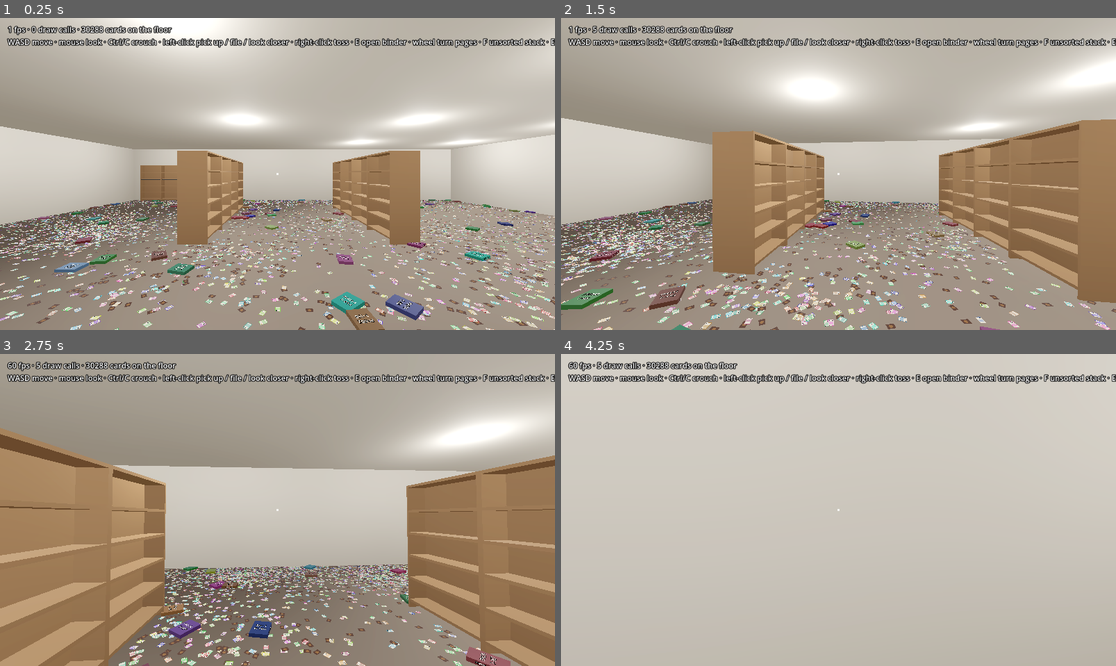
Above: before the commit, frames 1-4 (two rows, left to right).
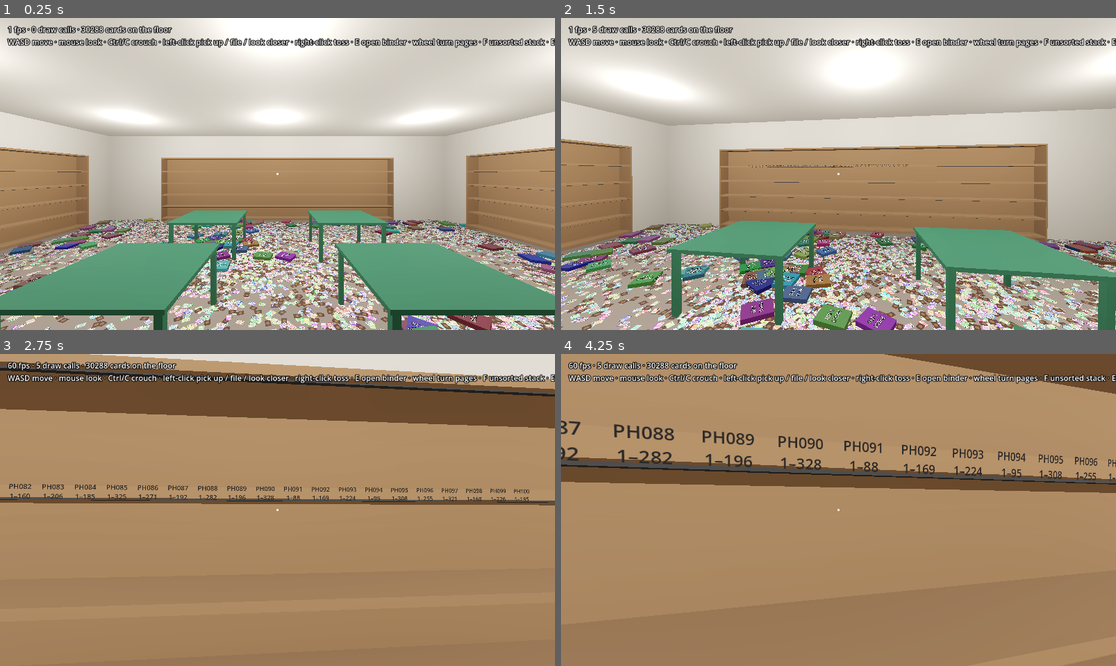
Above: after the commit, the same moments.

Repository: brian-kujawski/cracknstack
Game: Godot game, scene res://scenes/main.tscn
Two runs of this game, one before a commit and one after it. Both use one fixed random seed, a clock stepped at 60 frames per second and the inputs below.
Inputs (mouse positions are in pixels of both pictures, inside the frame that each line leads up to):
- Up to frame 1 (0.25 s): no input
- Up to frame 2 (1.5 s): tap Enter at 0.5 s; move the mouse to (866, 174) at 0.52 s; hold Ctrl (crouch) 0.53-1.28 s; hold W (move_forward) from 0.53 s (still down); click (866, 174) at 0.67 s; move the mouse to (810, 174) at 1.27 s; tap Mouse wheel down (flip_next) at 1.35 s
- Up to frame 3 (2.75 s): keep holding W (move_forward); move the mouse to (288, 503) at 2.02 s; hold Mouse wheel up (flip_previous) from 2.03 s (still down)
- Up to frame 4 (4.25 s): keep holding W (move_forward); move the mouse to (832, 516) at 2.77 s; release Mouse wheel up (flip_previous) at 2.78 s; tap E (interact) at 2.85 s; click (832, 516) at 2.92 s; move the mouse to (877, 513) at 3.52 s; hold F (stack_card) from 3.53 s (still down)

The runs differ from the first frame. In frame 1, 68% of the frame differs, in the area x 0-100%, y 0-100%; in frame 2, 69%; in frame 3, 76%; in frame 4, 98%.

Commit message:
Shrink the store to one small room
The store was about 392 m² across a shop floor and a back room, so the 30k
cards read as a thin scatter. It's now one 12 x 8 m room (96 m², about a
quarter of the size) laid out from the user's sketch:

- a closed door in the middle of the front wall (not usable yet);
- three wall-length binder shelves on the left, back and right walls, with
  the binders split evenly between them so the release-date timeline runs
  round the room;
- four work tables in the middle, now a top on four legs so cards that slid
  underneath stay visible and in reach.

ShelfUnit takes its width (spaces per shelf) per unit, and ShelfLayout.assign
splits binders evenly across units of any width. Fewer, tighter heaps suit
the smaller floor. The benchmark walks a lap of the new room.

Co-Authored-By: Claude Opus 5.5 (1M context) <noreply@anthropic.com>
Claude-Session: https://claude.ai/code/session_01XriCK6nwsqt65rJRbfvyZg

Diff:
--- a/scenes/main.tscn
+++ b/scenes/main.tscn
@@ -36,7 +36,7 @@
 script = ExtResource("4_pile")
 
 [node name="Player" parent="." instance=ExtResource("2_player")]
-transform = Transform3D(1, 0, 0, 0, 1, 0, 0, 0, 1, 9, 0.1, 12.8)
+transform = Transform3D(1, 0, 0, 0, 1, 0, 0, 0, 1, 6, 0.1, 7.3)
 
 [node name="Benchmark" type="Node" parent="."]
 script = ExtResource("5_benchmark")
--- a/scripts/benchmark.gd
+++ b/scripts/benchmark.gd
@@ -6,10 +6,11 @@
 
 const WARMUP := 2.0
 const DURATION := 20.0
-## Eye-height waypoints (x, z) through the shop floor and back room.
+## Eye-height waypoints (x, z): a lap of the room past all three shelves,
+## then through the middle between the tables.
 const PATH := [
-	Vector2(9, 12.8), Vector2(9.5, 3), Vector2(3, 2.5), Vector2(2.5, 9),
-	Vector2(15, 9), Vector2(19.5, 7), Vector2(25, 7), Vector2(25, 3), Vector2(19.5, 7), Vector2(9, 12.8),
+	Vector2(6, 7.3), Vector2(1.4, 6.6), Vector2(1.4, 1.2), Vector2(6, 1.2), Vector2(10.6, 1.2),
+	Vector2(10.6, 6.6), Vector2(6, 6.6), Vector2(6, 1.6), Vector2(6, 7.3),
 ]
 
 var _camera: Camera3D
--- a/scripts/pile/pile_generator.gd
+++ b/scripts/pile/pile_generator.gd
@@ -8,9 +8,9 @@
 ## the floor gets deep drifts and thin patches instead of an even carpet.
 
 const MAX_TRIES := 40
-const HEAP_SHARE := 0.35
-const HEAP_COUNT := 18
-const HEAP_RADIUS := Vector2(0.8, 1.8)
+const HEAP_SHARE := 0.5
+const HEAP_COUNT := 8
+const HEAP_RADIUS := Vector2(0.6, 1.3)
 
 
 class Placement:
--- a/scripts/player/hands.gd
+++ b/scripts/player/hands.gd
@@ -224,7 +224,7 @@
 	var correct := _aim_shelf.shelve(_aim_space, binder)
 	held_changed.emit(null, null)
 	if correct:
-		var lit := _aim_shelf.is_section_complete(_aim_space / ShelfLayout.SPACES_PER_SHELF)
+		var lit := _aim_shelf.is_section_complete(_aim_shelf.shelf_of(_aim_space))
 		FeedbackSounds.play(pile, binder.global_position,
 			FeedbackSounds.Kind.SECTION_COMPLETE if lit else FeedbackSounds.Kind.BINDER_SHELVED)
 
--- a/scripts/store/shelf_layout.gd
+++ b/scripts/store/shelf_layout.gd
@@ -1,38 +1,34 @@
 class_name ShelfLayout
 extends RefCounted
-## Which shelf space each binder belongs in. Spaces are read like a book:
-## left to right along a shelf, top shelf first, then on to the next unit.
-## Binders fill spaces in shelf order (release date, then volume), so the
-## finished wall reads as the game's timeline (plan §3.2, Layer 2).
+## Which shelf space each binder belongs in. Binders are split as evenly as
+## possible across the labelled units, in shelf order (release date, then
+## volume), so walking from one unit to the next reads the game's timeline
+## (plan §3.2, Layer 2). Within a unit, spaces read like a book: left to
+## right along a shelf, top shelf first.
 
 const SHELVES_PER_UNIT := 5
+## Spaces per shelf on a standard (unlabelled) unit. Labelled units are as
+## wide as the wall they stand on.
 const SPACES_PER_SHELF := 12
-const SPACES_PER_UNIT := SHELVES_PER_UNIT * SPACES_PER_SHELF
 
 
-## The (unit, shelf, space) slot for a position in shelf order. Shelf 0 is
-## the top shelf; space 0 is the leftmost space as you face the unit.
-static func slot_for_index(index: int) -> Vector3i:
-	var within_unit := index % SPACES_PER_UNIT
-	return Vector3i(index / SPACES_PER_UNIT, within_unit / SPACES_PER_SHELF, within_unit % SPACES_PER_SHELF)
-
-
-static func units_needed(binder_count: int) -> int:
-	return ceili(float(binder_count) / SPACES_PER_UNIT)
-
-
-## Per unit, a flat array of SPACES_PER_UNIT entries (BinderRange or null for
-## an unlabelled space), indexed by shelf * SPACES_PER_SHELF + space.
-static func assign(binders: Array[BinderRange], unit_count: int) -> Array[Array]:
+## Per unit, a flat array of SHELVES_PER_UNIT * spaces_per_shelf[unit] entries
+## (BinderRange, or null for an unlabelled space), indexed by
+## shelf * spaces_per_shelf[unit] + space.
+static func assign(binders: Array[BinderRange], spaces_per_shelf: Array[int]) -> Array[Array]:
 	var units: Array[Array] = []
+	var unit_count := spaces_per_shelf.size()
+	var next := 0
 	for u in unit_count:
 		var spaces := []
-		spaces.resize(SPACES_PER_UNIT)
+		spaces.resize(SHELVES_PER_UNIT * spaces_per_shelf[u])
 		units.append(spaces)
-	for i in binders.size():
-		var slot := slot_for_index(i)
-		if slot.x >= unit_count:
-			push_error("ShelfLayout: %d binders don't fit in %d units" % [binders.size(), unit_count])
-			break
-		units[slot.x][slot.y * SPACES_PER_SHELF + slot.z] = binders[i]
+		# The first (count % units) units take one extra binder.
+		var share := binders.size() / unit_count + (1 if u < binders.size() % unit_count else 0)
+		if share > spaces.size():
+			push_error("ShelfLayout: unit %d holds %d binders, %d needed" % [u, spaces.size(), share])
+			share = spaces.size()
+		for i in share:
+			spaces[i] = binders[next]
+			next += 1
 	return units
--- a/scripts/store/shelf_unit.gd
+++ b/scripts/store/shelf_unit.gd
@@ -1,7 +1,7 @@
 class_name ShelfUnit
 extends StaticBody3D
-## One graybox shelving unit. Its origin is on the floor, centred under the
-## unit, and its open front faces local +Z.
+## One graybox shelving unit, any number of spaces wide. Its origin is on
+## the floor, centred under the unit, and its open front faces local +Z.
 ##
 ## Labelled units show each binder's set code and number range on the shelf
 ## lip under its space. A binder stood in its own space locks in; in any other
@@ -9,7 +9,6 @@
 ## own completed binder, the light under the shelf above comes on.
 
 const SPACE_WIDTH := 0.1
-const WIDTH := ShelfLayout.SPACES_PER_SHELF * SPACE_WIDTH
 const DEPTH := 0.35
 const HEIGHT := 2.2
 const BOARD_THICKNESS := 0.04
@@ -17,8 +16,12 @@
 ## Height of each shelf board's top surface, top shelf first.
 const SHELF_HEIGHTS := [1.75, 1.35, 0.95, 0.55, 0.15]
 
-## Per space (shelf * SPACES_PER_SHELF + space): the binder that belongs
-## there, or null. Empty for unlabelled units such as aisle gondolas.
+## Spaces along each shelf.
+var spaces_per_shelf := ShelfLayout.SPACES_PER_SHELF
+## Inside width, between the side panels.
+var width := 0.0
+## Per space (shelf * spaces_per_shelf + space): the binder that belongs
+## there, or null. Empty for unlabelled units.
 var spaces: Array = []
 ## Per space: the Binder standing there now, or null.
 var shelved: Array = []
@@ -26,20 +29,29 @@
 var _section_lights: Array[MeshInstance3D] = []
 
 
-## Builds the meshes, collision and labels. Call once before adding to the tree.
-func build(space_binders: Array, material: Material) -> void:
+## Outside width of a unit with this many spaces per shelf.
+static func outer_width(per_shelf: int) -> float:
+	return per_shelf * SPACE_WIDTH + 2 * SIDE_THICKNESS
+
+
+## Builds the meshes, collision and labels. Call once before adding to the
+## tree. A labelled unit gets SHELVES_PER_UNIT * per_shelf spaces from
+## ShelfLayout.assign(); an unlabelled one gets [].
+func build(space_binders: Array, material: Material, per_shelf := ShelfLayout.SPACES_PER_SHELF) -> void:
 	spaces = space_binders
+	spaces_per_shelf = per_shelf
+	width = per_shelf * SPACE_WIDTH
 	shelved.resize(spaces.size())
-	_add_box(Vector3(SIDE_THICKNESS, HEIGHT, DEPTH), Vector3(-(WIDTH + SIDE_THICKNESS) / 2, HEIGHT / 2, 0), material)
-	_add_box(Vector3(SIDE_THICKNESS, HEIGHT, DEPTH), Vector3((WIDTH + SIDE_THICKNESS) / 2, HEIGHT / 2, 0), material)
-	_add_box(Vector3(WIDTH, HEIGHT, 0.02), Vector3(0, HEIGHT / 2, -DEPTH / 2 + 0.01), material)
-	_add_box(Vector3(WIDTH, BOARD_THICKNESS, DEPTH), Vector3(0, HEIGHT - BOARD_THICKNESS / 2, 0), material)
+	_add_box(Vector3(SIDE_THICKNESS, HEIGHT, DEPTH), Vector3(-(width + SIDE_THICKNESS) / 2, HEIGHT / 2, 0), material)
+	_add_box(Vector3(SIDE_THICKNESS, HEIGHT, DEPTH), Vector3((width + SIDE_THICKNESS) / 2, HEIGHT / 2, 0), material)
+	_add_box(Vector3(width, HEIGHT, 0.02), Vector3(0, HEIGHT / 2, -DEPTH / 2 + 0.01), material)
+	_add_box(Vector3(width, BOARD_THICKNESS, DEPTH), Vector3(0, HEIGHT - BOARD_THICKNESS / 2, 0), material)
 	for top in SHELF_HEIGHTS:
-		_add_box(Vector3(WIDTH, BOARD_THICKNESS, DEPTH), Vector3(0, top - BOARD_THICKNESS / 2, 0), material)
+		_add_box(Vector3(width, BOARD_THICKNESS, DEPTH), Vector3(0, top - BOARD_THICKNESS / 2, 0), material)
 
 	var shape := CollisionShape3D.new()
 	var box := BoxShape3D.new()
-	box.size = Vector3(WIDTH + 2 * SIDE_THICKNESS, HEIGHT, DEPTH)
+	box.size = Vector3(width + 2 * SIDE_THICKNESS, HEIGHT, DEPTH)
 	shape.shape = box
 	shape.position.y = HEIGHT / 2
 	add_child(shape)
@@ -55,7 +67,7 @@
 		label.modulate = Color(0.15, 0.15, 0.15)
 		label.outline_size = 0
 		label.double_sided = false
-		label.position = space_position(i / ShelfLayout.SPACES_PER_SHELF, i % ShelfLayout.SPACES_PER_SHELF)
+		label.position = space_position(shelf_of(i), i % spaces_per_shelf)
 		label.position.y -= BOARD_THICKNESS / 2
 		label.position.z = DEPTH / 2 + 0.002
 		label.set_meta("binder_label", binder.label)
@@ -72,13 +84,13 @@
 	if spaces.is_empty():
 		return -1
 	var local := to_local(global_point)
-	if absf(local.x) >= WIDTH / 2:
+	if absf(local.x) >= width / 2:
 		return -1
 	for shelf in SHELF_HEIGHTS.size():
 		# Heights run top shelf first, so the first board at or below the
 		# point is the one it's above.
 		if local.y >= SHELF_HEIGHTS[shelf] - 0.01:
-			var index := shelf * ShelfLayout.SPACES_PER_SHELF + int((local.x + WIDTH / 2) / SPACE_WIDTH)
+			var index := shelf * spaces_per_shelf + int((local.x + width / 2) / SPACE_WIDTH)
 			return index if spaces[index] != null else -1
 	return -1
 
@@ -89,20 +101,20 @@
 	var correct: bool = spaces[space] == binder.binder
 	shelved[space] = binder
 	binder.stand_on_shelf(self, space, binder_transform(space), correct)
-	refresh_section(space / ShelfLayout.SPACES_PER_SHELF)
+	refresh_section(shelf_of(space))
 	return correct
 
 
 func unshelve(space: int) -> void:
 	shelved[space] = null
-	refresh_section(space / ShelfLayout.SPACES_PER_SHELF)
+	refresh_section(shelf_of(space))
 
 
 ## True when every labelled space on a shelf holds its own completed binder.
 func is_section_complete(shelf: int) -> bool:
 	var any := false
-	for space in ShelfLayout.SPACES_PER_SHELF:
-		var index := shelf * ShelfLayout.SPACES_PER_SHELF + space
+	for space in spaces_per_shelf:
+		var index := shelf * spaces_per_shelf + space
 		if spaces[index] == null:
 			continue
 		any = true
@@ -125,7 +137,7 @@
 ## The spine sits a few millimetres proud of the unit's front so it's the
 ## binder, not the shelf, under the crosshair.
 func binder_transform(space: int) -> Transform3D:
-	var floor_point := space_position(space / ShelfLayout.SPACES_PER_SHELF, space % ShelfLayout.SPACES_PER_SHELF)
+	var floor_point := space_position(shelf_of(space), space % spaces_per_shelf)
 	# Binder axes: thickness (y) runs along the shelf, the spine (-x) faces
 	# out, and the binder's length (z) stands upright.
 	var basis := Basis(Vector3(0, 0, -1), Vector3(1, 0, 0), Vector3(0, -1, 0))
@@ -134,16 +146,21 @@
 	return Transform3D(basis, origin)
 
 
+## Which shelf (0 = top) a space is on.
+func shelf_of(space: int) -> int:
+	return space / spaces_per_shelf
+
+
 ## Local position of the centre of a space's floor (the top of its board).
 func space_position(shelf: int, space: int) -> Vector3:
-	return Vector3(-WIDTH / 2 + SPACE_WIDTH * (space + 0.5), SHELF_HEIGHTS[shelf], 0)
+	return Vector3(-width / 2 + SPACE_WIDTH * (space + 0.5), SHELF_HEIGHTS[shelf], 0)
 
 
 ## A strip light under the board above a shelf, dark until the shelf is done.
 func _build_section_light(shelf: int) -> MeshInstance3D:
 	var above: float = HEIGHT - BOARD_THICKNESS if shelf == 0 else SHELF_HEIGHTS[shelf - 1] - BOARD_THICKNESS
 	var mesh := BoxMesh.new()
-	mesh.size = Vector3(WIDTH - 0.02, 0.006, 0.015)
+	mesh.size = Vector3(width - 0.02, 0.006, 0.015)
 	var material := StandardMaterial3D.new()
 	material.emission_enabled = true
 	material.emission = Color(1.0, 0.85, 0.55)
--- a/scripts/store/store_builder.gd
+++ b/scripts/store/store_builder.gd
@@ -1,141 +1,108 @@
 extends Node3D
-## Builds the graybox store (M1): main floor with an entrance, play tables,
-## counter and two aisles of gondola shelving; a back room through a doorway;
-## and the labelled wall shelving where every binder has its space.
+## Builds the graybox store: one small room, cluttered on purpose. A closed
+## door in the front wall, three wall-length binder shelves ringing the other
+## walls (left, back, right), and four work tables in the middle for setting
+## binders down and stacking cards.
 ##
 ## Everything is plain boxes so the layout is cheap to change. Coordinates are
-## metres: x runs 0..TOTAL_WIDTH left to right as you walk in, z runs from the
-## back wall (0) to the storefront (DEPTH), y is up.
+## metres: x runs 0..WIDTH left to right as you face the back wall, z runs from
+## the back wall (0) to the front wall (DEPTH), y is up.
 
-const MAIN_WIDTH := 20.0
-const BACK_ROOM_WIDTH := 8.0
-const TOTAL_WIDTH := MAIN_WIDTH + BACK_ROOM_WIDTH
-const DEPTH := 14.0
-const CEILING_HEIGHT := 3.2
+const WIDTH := 12.0
+const DEPTH := 8.0
+const CEILING_HEIGHT := 3.0
 const WALL_THICKNESS := 0.2
-const ENTRANCE := Vector2(8.0, 10.0) # x range of the front door gap
-const BACK_ROOM_DOOR := Vector2(6.0, 8.0) # z range of the doorway in the partition
+## The door (closed, not usable yet): centred on the front wall.
+const DOOR_SIZE := Vector2(1.0, 2.1)
+## Binder shelves: [x or z range along the wall] for the left, back and
+## right walls. Binders run left wall (from the door end), back wall, right
+## wall (back to the door end), so walking round the room reads the timeline.
+const LEFT_SHELF := Vector2(1.2, 6.7) # z range
+const BACK_SHELF := Vector2(2.0, 10.0) # x range
+const RIGHT_SHELF := Vector2(1.2, 6.7) # z range
+const TABLE_SIZE := Vector3(1.3, 0.75, 1.3)
+const TABLE_CENTERS := [Vector2(4.6, 2.9), Vector2(7.4, 2.9), Vector2(4.6, 5.3), Vector2(7.4, 5.3)]
 
-## Floor footprints the pile must avoid (shelving, counter, partition), as
-## x/z rectangles. Tables are left out: cards can end up underneath them.
+## Floor footprints the pile must avoid (the shelves), as x/z rectangles.
+## Tables are left out: cards can end up underneath them.
 var obstacles: Array[Rect2] = []
 
 var _wall_material := _material(Color(0.86, 0.84, 0.8))
 var _floor_material := _material(Color(0.55, 0.5, 0.45))
 var _shelf_material := _material(Color(0.62, 0.48, 0.34))
-var _fixture_material := _material(Color(0.3, 0.32, 0.36))
+var _door_material := _material(Color(0.9, 0.5, 0.15))
 var _table_material := _material(Color(0.2, 0.42, 0.3))
 
 
 ## The floor area cards can land on, inset a little from the walls.
 func floor_bounds() -> Rect2:
-	return Rect2(0.05, 0.05, TOTAL_WIDTH - 0.1, DEPTH - 0.1)
+	return Rect2(0.05, 0.05, WIDTH - 0.1, DEPTH - 0.1)
 
 
 func _ready() -> void:
 	_build_shell()
-	_build_labelled_shelving()
-	_build_aisles()
-	_build_fixtures()
-	_build_back_room()
+	_build_binder_shelves()
+	_build_tables()
 	_build_lights()
 
 
 func _build_shell() -> void:
 	var half := WALL_THICKNESS / 2
-	_add_solid(Vector3(TOTAL_WIDTH, 0.2, DEPTH), Vector3(TOTAL_WIDTH / 2, -0.1, DEPTH / 2), _floor_material)
-	_add_solid(Vector3(TOTAL_WIDTH, 0.2, DEPTH), Vector3(TOTAL_WIDTH / 2, CEILING_HEIGHT + 0.1, DEPTH / 2), _wall_material)
-	# Back, left and right walls.
-	_add_wall_x(0.0, TOTAL_WIDTH, -half)
+	_add_solid(Vector3(WIDTH, 0.2, DEPTH), Vector3(WIDTH / 2, -0.1, DEPTH / 2), _floor_material)
+	_add_solid(Vector3(WIDTH, 0.2, DEPTH), Vector3(WIDTH / 2, CEILING_HEIGHT + 0.1, DEPTH / 2), _wall_material)
+	_add_wall_x(0.0, WIDTH, -half)
+	_add_wall_x(0.0, WIDTH, DEPTH + half)
 	_add_wall_z(-half, 0.0, DEPTH)
-	_add_wall_z(TOTAL_WIDTH + half, 0.0, DEPTH)
-	# Storefront with the entrance gap.
-	_add_wall_x(0.0, ENTRANCE.x, DEPTH + half)
-	_add_wall_x(ENTRANCE.y, TOTAL_WIDTH, DEPTH + half)
-	_add_solid(Vector3(ENTRANCE.y - ENTRANCE.x, 0.8, WALL_THICKNESS),
-		Vector3((ENTRANCE.x + ENTRANCE.y) / 2, CEILING_HEIGHT - 0.4, DEPTH + half), _wall_material)
-	# Partition between the shop floor and the back room, with a doorway.
-	_add_wall_z(MAIN_WIDTH, 0.0, BACK_ROOM_DOOR.x)
-	_add_wall_z(MAIN_WIDTH, BACK_ROOM_DOOR.y, DEPTH)
-	obstacles.append(Rect2(MAIN_WIDTH - half, 0.0, WALL_THICKNESS, BACK_ROOM_DOOR.x))
-	obstacles.append(Rect2(MAIN_WIDTH - half, BACK_ROOM_DOOR.y, WALL_THICKNESS, DEPTH - BACK_ROOM_DOOR.y))
-	_add_solid(Vector3(WALL_THICKNESS, 0.9, BACK_ROOM_DOOR.y - BACK_ROOM_DOOR.x),
-		Vector3(MAIN_WIDTH, CEILING_HEIGHT - 0.45, (BACK_ROOM_DOOR.x + BACK_ROOM_DOOR.y) / 2), _wall_material)
+	_add_wall_z(WIDTH + half, 0.0, DEPTH)
+	# The door is just a slab on the inside of the front wall for now.
+	_add_solid(Vector3(DOOR_SIZE.x, DOOR_SIZE.y, 0.04), Vector3(WIDTH / 2, DOOR_SIZE.y / 2, DEPTH - 0.02), _door_material)
 
 
-## Wall shelving for every binder: along the back wall first, then down the
-## left wall toward the storefront. Units are filled in shelf order.
-func _build_labelled_shelving() -> void:
-	var binders := CardDatabase.all_binders()
-	var unit_count := ShelfLayout.units_needed(binders.size())
-	var assignments := ShelfLayout.assign(binders, unit_count)
-	var unit_width := ShelfUnit.WIDTH + 2 * ShelfUnit.SIDE_THICKNESS
-	var back_wall_units := int((MAIN_WIDTH - 1.0) / unit_width)
-	for u in unit_count:
+## Three wall-length shelves, each as many spaces wide as its wall allows,
+## with the binders split evenly between them.
+func _build_binder_shelves() -> void:
+	var lengths := [LEFT_SHELF.y - LEFT_SHELF.x, BACK_SHELF.y - BACK_SHELF.x, RIGHT_SHELF.y - RIGHT_SHELF.x]
+	var per_shelf: Array[int] = []
+	for length in lengths:
+		per_shelf.append(int((length - 2 * ShelfUnit.SIDE_THICKNESS) / ShelfUnit.SPACE_WIDTH))
+	var assignments := ShelfLayout.assign(CardDatabase.all_binders(), per_shelf)
+	var inset := ShelfUnit.DEPTH / 2
+	var placements := [
+		# Left wall, facing +x: reads from the door end toward the back.
+		[Vector3(inset, 0, (LEFT_SHELF.x + LEFT_SHELF.y) / 2), PI / 2],
+		# Back wall, facing the door: reads left to right.
+		[Vector3((BACK_SHELF.x + BACK_SHELF.y) / 2, 0, inset), 0.0],
+		# Right wall, facing -x: reads from the back toward the door end.
+		[Vector3(WIDTH - inset, 0, (RIGHT_SHELF.x + RIGHT_SHELF.y) / 2), -PI / 2],
+	]
+	for u in 3:
 		var unit := ShelfUnit.new()
-		unit.name = "BinderShelf%02d" % (u + 1)
-		unit.build(assignments[u], _shelf_material)
-		if u < back_wall_units:
-			# Back wall, reading left to right as you face it.
-			unit.position = Vector3(0.6 + unit_width * (u + 0.5), 0, ShelfUnit.DEPTH / 2)
-		else:
-			# Left wall, facing +x, continuing from the back corner toward the front.
-			var along := u - back_wall_units
-			unit.rotation.y = PI / 2
-			unit.position = Vector3(ShelfUnit.DEPTH / 2, 0, 1.0 + unit_width * (along + 0.5))
+		unit.name = "BinderShelf%d" % (u + 1)
+		unit.build(assignments[u], _shelf_material, per_shelf[u])
+		unit.position = placements[u][0]
+		unit.rotation.y = placements[u][1]
 		_add_shelf(unit)
 
 
-## Two aisles of double-sided gondola shelving in the middle of the shop
-## floor. They run front to back, so from the door you look down the aisles
-## to the binder wall.
-func _build_aisles() -> void:
-	var unit_width := ShelfUnit.WIDTH + 2 * ShelfUnit.SIDE_THICKNESS
-	for row_x in [7.0, 12.0]:
-		for i in 4:
-			var z := 3.0 + unit_width * (i + 0.5)
-			for facing in [PI / 2, -PI / 2]:
-				var unit := ShelfUnit.new()
-				unit.build([], _shelf_material)
-				unit.rotation.y = facing
-				# Facing +x sits on the +x side of the row's spine, and vice versa.
-				unit.position = Vector3(row_x + (ShelfUnit.DEPTH / 2) * (1 if facing > 0 else -1), 0, z)
-				_add_shelf(unit)
-
-
-func _build_fixtures() -> void:
-	# Front counter, right of the door.
-	_add_solid(Vector3(4.0, 1.0, 0.8), Vector3(16.0, 0.5, 11.2), _fixture_material)
-	obstacles.append(Rect2(14.0, 10.8, 4.0, 0.8))
-	# Play tables, left of the door.
-	for center in [Vector2(2.6, 11.8), Vector2(5.4, 11.8), Vector2(2.6, 9.8)]:
-		_add_solid(Vector3(1.8, 0.75, 0.9), Vector3(center.x, 0.375, center.y), _table_material)
-
-
-## Plain storage racks along the back room's walls.
-func _build_back_room() -> void:
-	var unit_width := ShelfUnit.WIDTH + 2 * ShelfUnit.SIDE_THICKNESS
-	for i in 5:
-		var rack := ShelfUnit.new()
-		rack.build([], _shelf_material)
-		rack.position = Vector3(MAIN_WIDTH + 1.0 + unit_width * (i + 0.5), 0, ShelfUnit.DEPTH / 2)
-		_add_shelf(rack)
-	for i in 8:
-		var rack := ShelfUnit.new()
-		rack.build([], _shelf_material)
-		rack.rotation.y = -PI / 2
-		rack.position = Vector3(TOTAL_WIDTH - ShelfUnit.DEPTH / 2, 0, 2.5 + unit_width * (i + 0.5))
-		_add_shelf(rack)
-	_add_solid(Vector3(2.0, 0.9, 1.0), Vector3(23.5, 0.45, 11.0), _fixture_material) # work table
-	obstacles.append(Rect2(22.5, 10.5, 2.0, 1.0))
+## Each table is a top on four legs, so cards that slid underneath stay in
+## sight and in reach.
+func _build_tables() -> void:
+	const TOP := 0.04
+	const LEG := 0.06
+	var half := Vector2(TABLE_SIZE.x, TABLE_SIZE.z) / 2 - Vector2(LEG, LEG)
+	for center in TABLE_CENTERS:
+		_add_solid(Vector3(TABLE_SIZE.x, TOP, TABLE_SIZE.z), Vector3(center.x, TABLE_SIZE.y - TOP / 2, center.y), _table_material)
+		for corner in [Vector2(-1, -1), Vector2(1, -1), Vector2(-1, 1), Vector2(1, 1)]:
+			var leg: Vector2 = center + corner * half
+			_add_solid(Vector3(LEG, TABLE_SIZE.y - TOP, LEG), Vector3(leg.x, (TABLE_SIZE.y - TOP) / 2, leg.y), _table_material)
 
 
 func _build_lights() -> void:
-	for x in [3.0, 8.0, 13.0, 18.0, 22.0, 26.0]:
-		for z in [3.0, 7.0, 11.0]:
+	for x in [2.5, 6.0, 9.5]:
+		for z in [2.5, 5.5]:
 			var light := OmniLight3D.new()
 			light.position = Vector3(x, CEILING_HEIGHT - 0.3, z)
-			light.omni_range = 6.5
+			light.omni_range = 5.5
 			light.light_energy = 1.2
 			add_child(light)
 
@@ -143,7 +110,7 @@
 func _add_shelf(unit: ShelfUnit) -> void:
 	add_child(unit)
 	# Footprint is width × depth, turned with the unit (always a multiple of 90°).
-	var size := Vector2(ShelfUnit.WIDTH + 2 * ShelfUnit.SIDE_THICKNESS, ShelfUnit.DEPTH)
+	var size := Vector2(ShelfUnit.outer_width(unit.spaces_per_shelf), ShelfUnit.DEPTH)
 	if absf(sin(unit.rotation.y)) > 0.5:
 		size = Vector2(size.y, size.x)
 	obstacles.append(Rect2(Vector2(unit.position.x, unit.position.z) - size / 2, size))
--- a/tests/test_runner.gd
+++ b/tests/test_runner.gd
@@ -107,14 +107,19 @@
 
 
 func _test_shelf_layout() -> void:
-	_check(ShelfLayout.slot_for_index(0) == Vector3i(0, 0, 0), "first binder is top-left of the first unit")
-	_check(ShelfLayout.slot_for_index(11) == Vector3i(0, 0, 11), "binder 12 ends the top shelf")
-	_check(ShelfLayout.slot_for_index(12) == Vector3i(0, 1, 0), "binder 13 starts the second shelf")
-	_check(ShelfLayout.slot_for_index(60) == Vector3i(1, 0, 0), "binder 61 starts the next unit")
-
 	var binders := CardDatabase.all_binders()
-	var unit_count := ShelfLayout.units_needed(binders.size())
-	var units := ShelfLayout.assign(binders, unit_count)
+	var few: Array[BinderRange] = []
+	few.assign(binders.slice(0, 31))
+	var split := ShelfLayout.assign(few, [12, 20, 12] as Array[int])
+	_check(split[0].size() == 60 and split[1].size() == 100, "a unit has 5 shelves of its own width")
+	_check(split[0][0] == few[0] and split[0][10] == few[10] and split[0][11] == null,
+		"the first unit takes the first 11 of 31 binders, top shelf left to right")
+	_check(split[1][0] == few[11] and split[2][0] == few[21] and split[2][9] == few[30] and split[2][10] == null,
+		"the rest split 10 and 10, in order")
+	var wide := ShelfLayout.assign(few, [8] as Array[int])
+	_check(wide[0][7] == few[7] and wide[0][8] == few[8], "binders wrap onto the next shelf down")
+
+	var units := ShelfLayout.assign(binders, [54, 79, 54] as Array[int])
 	var seen := 0
 	var previous: BinderRange = null
 	var in_order := true
@@ -323,7 +328,7 @@
 func _test_shelving() -> void:
 	var ranges := CardDatabase.all_binders()
 	var unit := ShelfUnit.new()
-	unit.build(ShelfLayout.assign(ranges, ShelfLayout.units_needed(ranges.size()))[0], StandardMaterial3D.new())
+	unit.build(ShelfLayout.assign(ranges, [12, 12, 12] as Array[int])[0], StandardMaterial3D.new())
 	add_child(unit)
 	unit.position = Vector3(3, 0, 1)
 	unit.rotation.y = PI / 2
@@ -331,7 +336,7 @@
 	var space_point := unit.to_global(unit.space_position(0, 1) + Vector3(0, 0.1, ShelfUnit.DEPTH / 2))
 	_check(unit.space_at(space_point) == 1, "aiming at the front of the top shelf's second space finds space 1")
 	var lower := unit.to_global(unit.space_position(2, 11) + Vector3(0, 0.2, ShelfUnit.DEPTH / 2))
-	_check(unit.space_at(lower) == 2 * ShelfLayout.SPACES_PER_SHELF + 11, "a lower shelf's last space")
+	_check(unit.space_at(lower) == 2 * unit.spaces_per_shelf + 11, "a lower shelf's last space")
 
 	var right := Binder.new()
 	right.setup(ranges[0], Color.RED, null)
@@ -351,7 +356,7 @@
 
 	# Fill every binder on the top shelf, shelve them all: the shelf lights up.
 	var shelf_binders: Array[Binder] = [right]
-	for space in range(1, ShelfLayout.SPACES_PER_SHELF):
+	for space in range(1, unit.spaces_per_shelf):
 		if unit.spaces[space] == null:
 			continue
 		var b := Binder.new()
